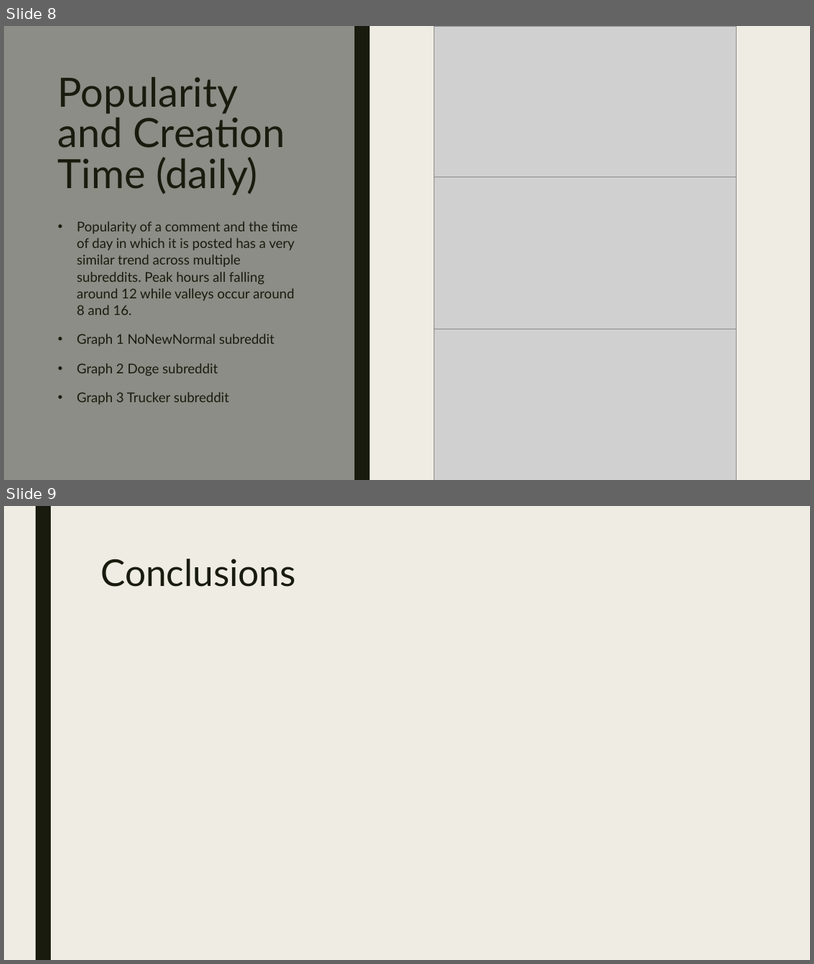
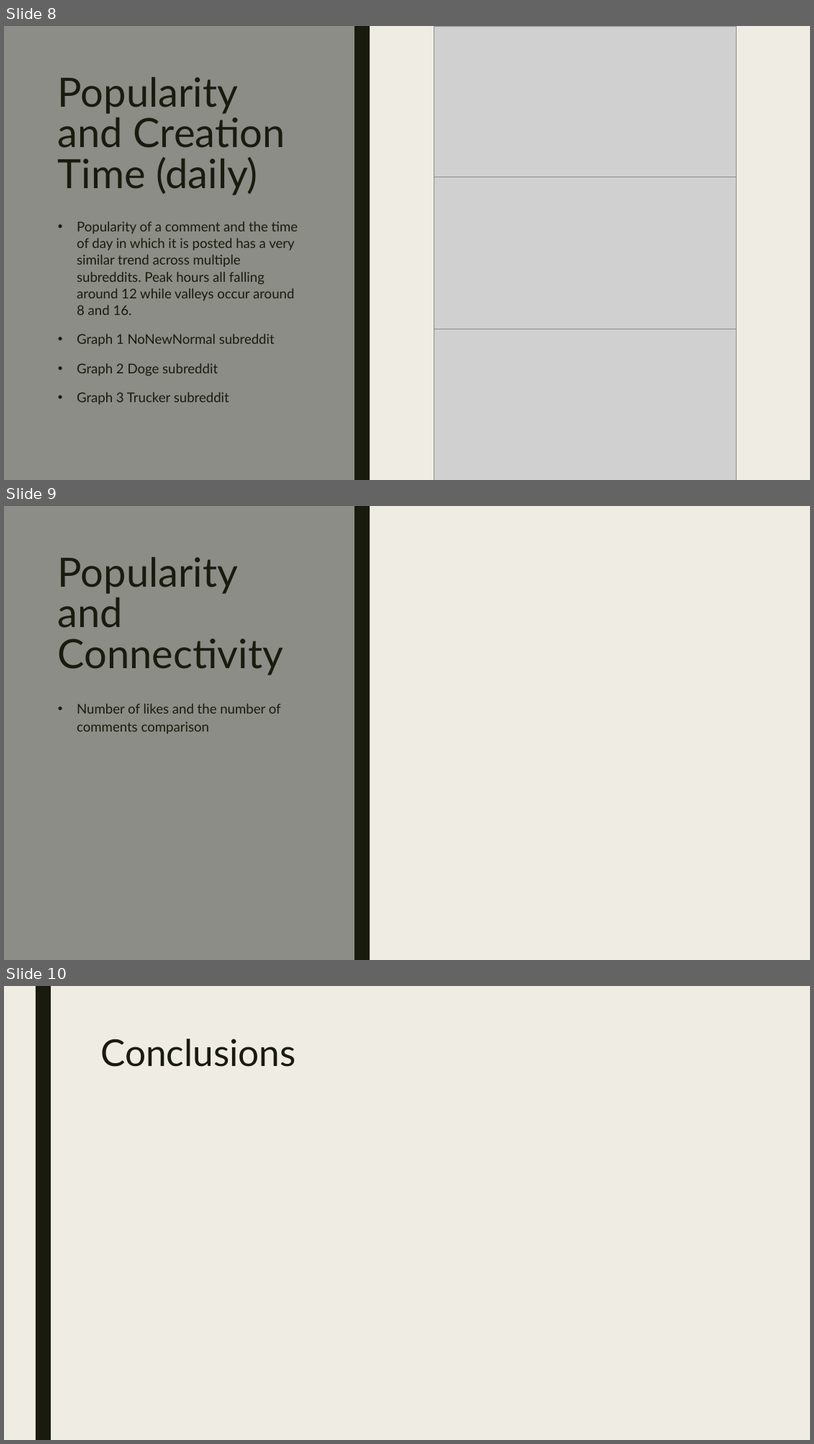
Before and after one commit to EvaTarr/CMPT412Project, a slide deck: presentation.pptx. Shown one above the other, each under a label of ours: slides 8 and 9 before the commit, slides 8, 9 and 10 after it. The pictures are 814x964 and 814x1444 pixels, drawn with LibreOffice and Linux fonts; fonts in the diff are those of the drawing; grey boxes stand for pictures. Boxes give left, top, right and bottom in pixels: in the first picture for what was removed or moved away, otherwise in the second. Text is boxed around its words. In the diff, an @@ line names an element or a change of style, - is before the commit and + after.

```diff
--- a/presentation.pptx
+++ b/presentation.pptx
@@ slide 9 added at (x1=4, y1=506, x2=810, y2=960), background #EFEDE3; not listed: 2 template elements that a slide beside it also shows @@
@@ title added at (x1=58, y1=557, x2=283, y2=675), 48 pt, text #191B0E @@
+Popularity and Connectivity
@@ text added at (x1=77, y1=703, x2=281, y2=734), 16 pt, text #191B0E @@
+• Number of likes and the number of comments comparison
@@ what was slide 9 is now slide 10 @@
```
Also in this commit, not shown: 4 slides changed, 1 other file.
